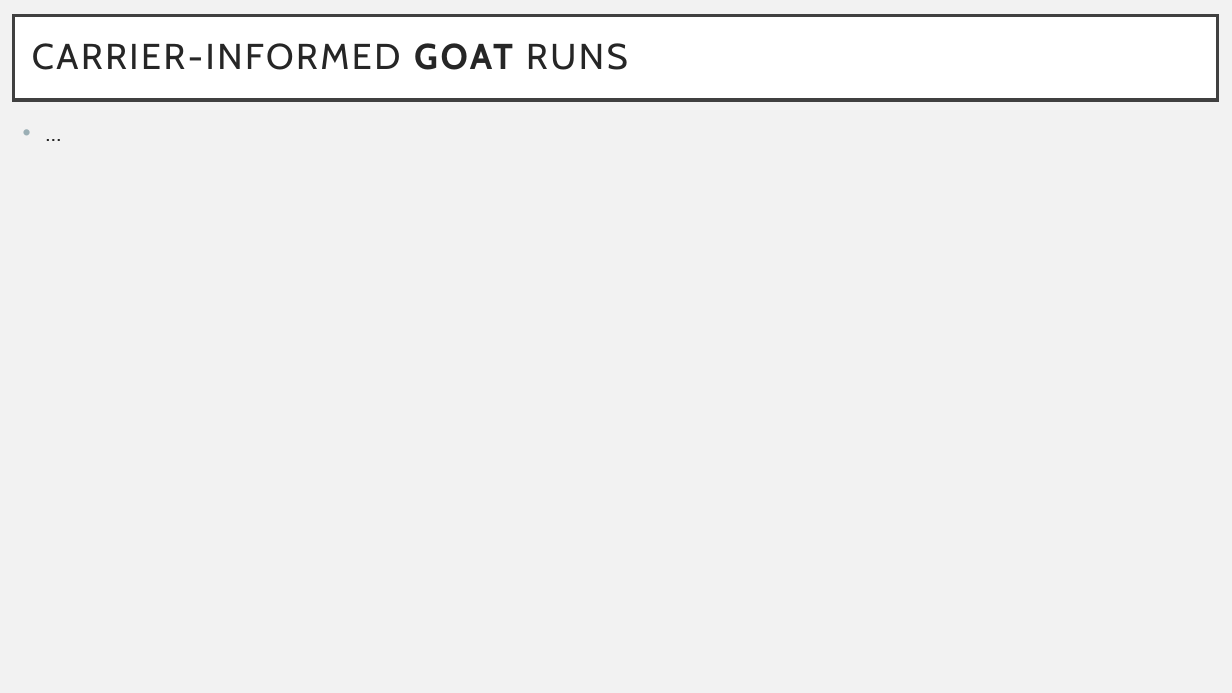
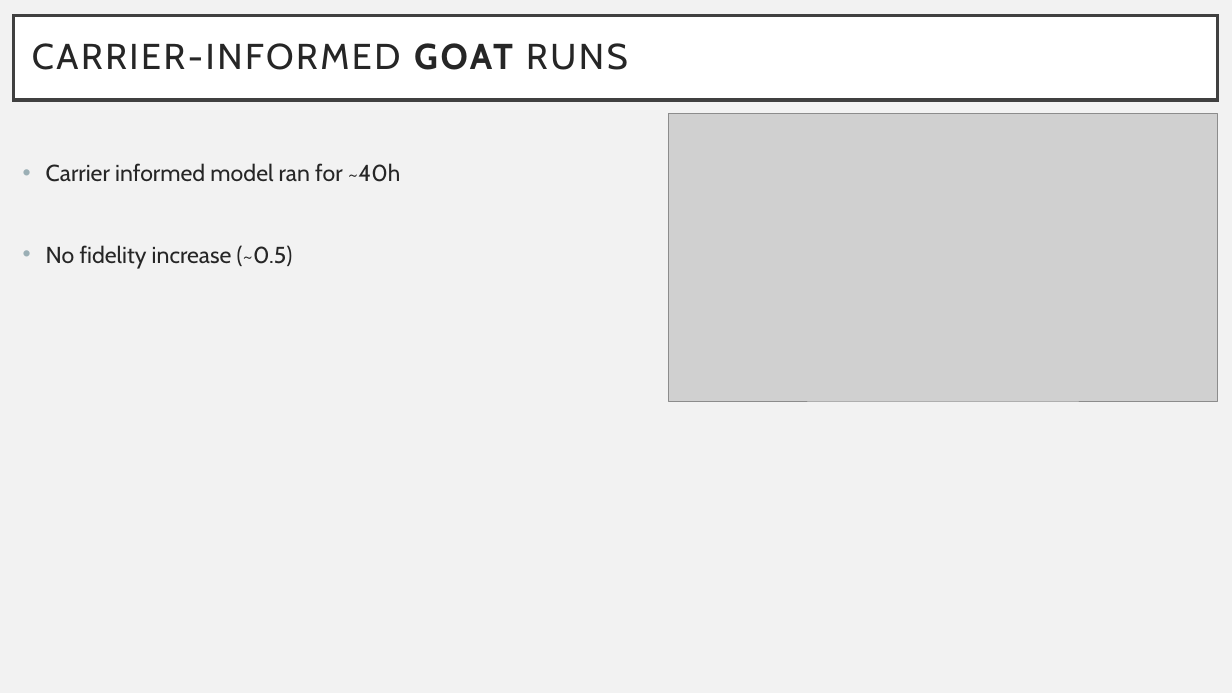
Before and after one commit to johnkrs/GOAT_UXX, a slide deck: slide 5 of GOAT_results.pptx. Drawn at 1232x693 pixels with LibreOffice and Linux fonts; fonts in the diff are those of the drawing; grey boxes stand for pictures. Boxes give left, top, right and bottom in pixels: in the first picture for what was removed or moved away, otherwise in the second. Text is boxed around its words. In the diff, an @@ line names an element or a change of style, - is before the commit and + after.

```diff
--- a/GOAT_results.pptx
+++ b/GOAT_results.pptx
@@ picture added at [669, 114, 1218, 401] @@
@@ text at [46, 163, 400, 269]: text changed @@
-• …
+• Carrier informed model ran for ~40h
+• No fidelity increase (~0.5)
```
Also in this commit, not shown: 1 other slide changed, 11 slides added, 1 other file.
